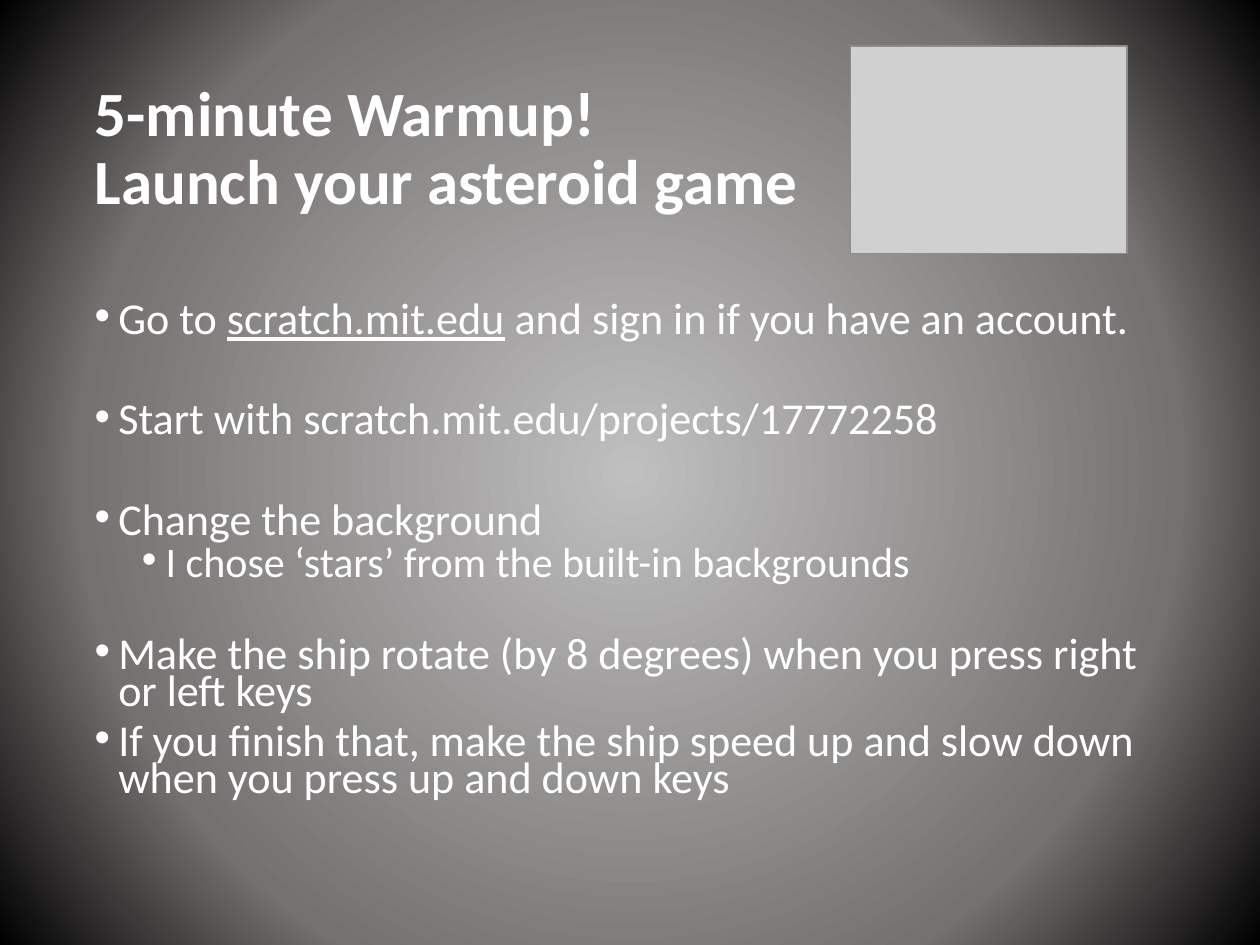
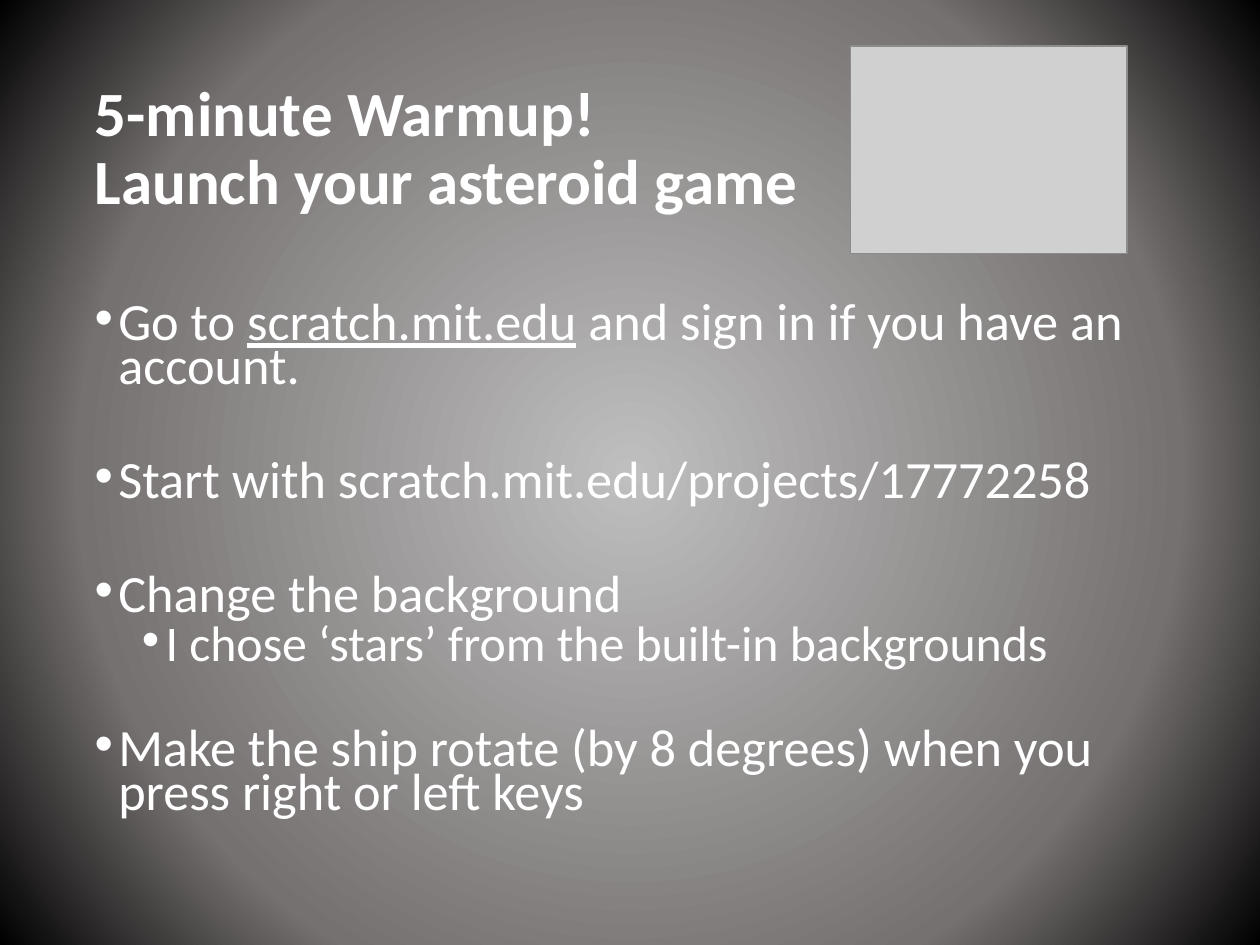
Before and after one commit to CoderDojoSV/scratch-series, a slide deck: slide 3 of Beyond Scratch Basics week3.pptx. Drawn at 1260x945 pixels with LibreOffice and Linux fonts; fonts in the diff are those of the drawing; grey boxes stand for pictures. Boxes give left, top, right and bottom in pixels: in the first picture for what was removed or moved away, otherwise in the second. Text is boxed around its words. In the diff, an @@ line names an element or a change of style, - is before the commit and + after.

```diff
--- a/Beyond Scratch Basics week3.pptx
+++ b/Beyond Scratch Basics week3.pptx
@@ text "Go to scratch.mit.edu and sign ..." at bbox=[118, 303, 1123, 819]: size 25.2 to 29.9 pt in "Go to scratch.mit.edu and sign in if ...", "Start with scratch.mit.edu/projects/17772258", "Change the background", "Make the ship rotate (by 8 degrees) ..."; size 24 to 28.5 pt in "I chose ‘stars’ from the built-in backgrounds" @@
@@ text at bbox=[118, 725, 1134, 800]: paragraph removed @@
-• If you finish that, make the ship speed up and slow down when you press up and down keys
```
Also in this commit, not shown: 1 other slide changed, 1 slide added, 1 other file.
